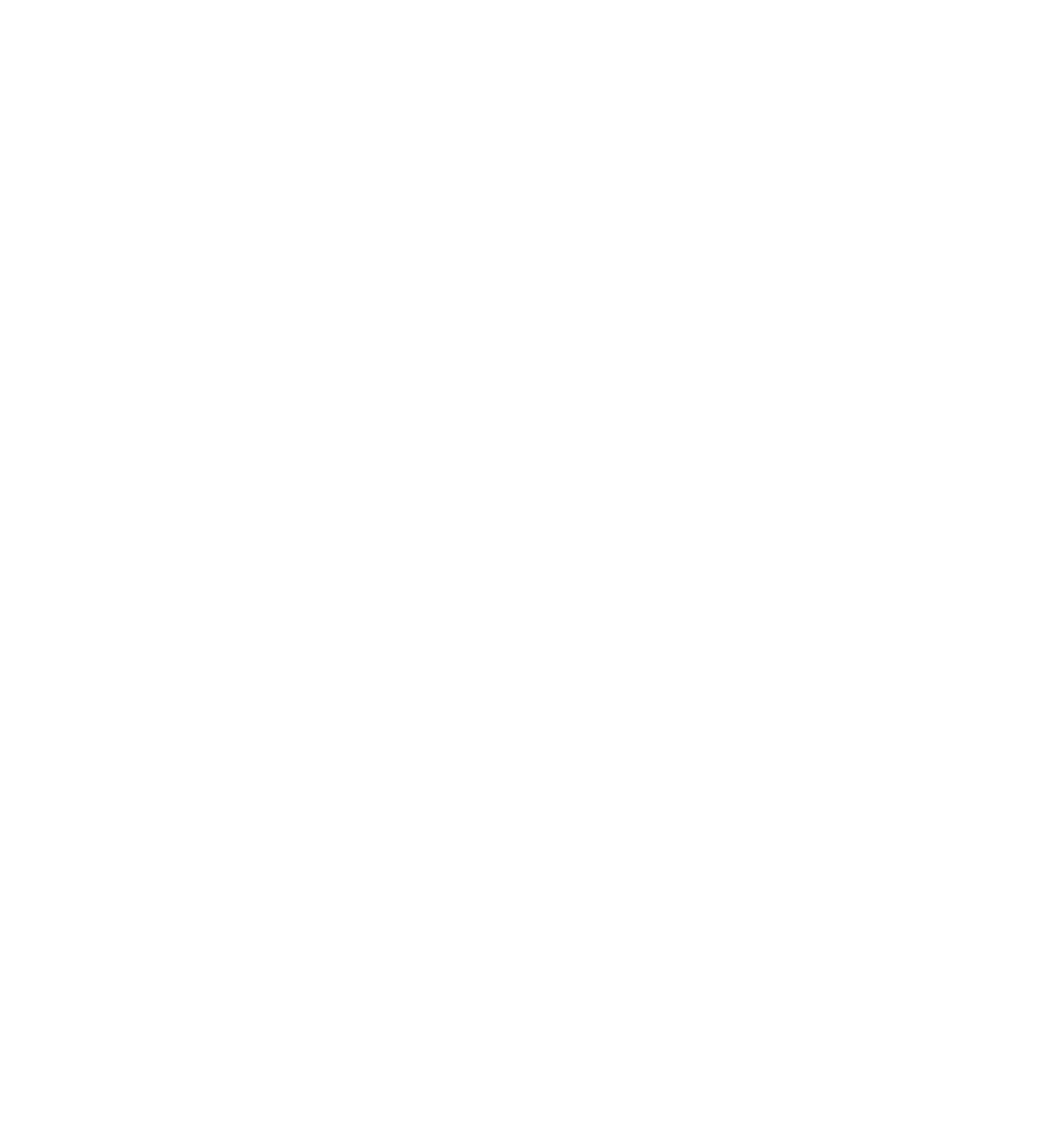
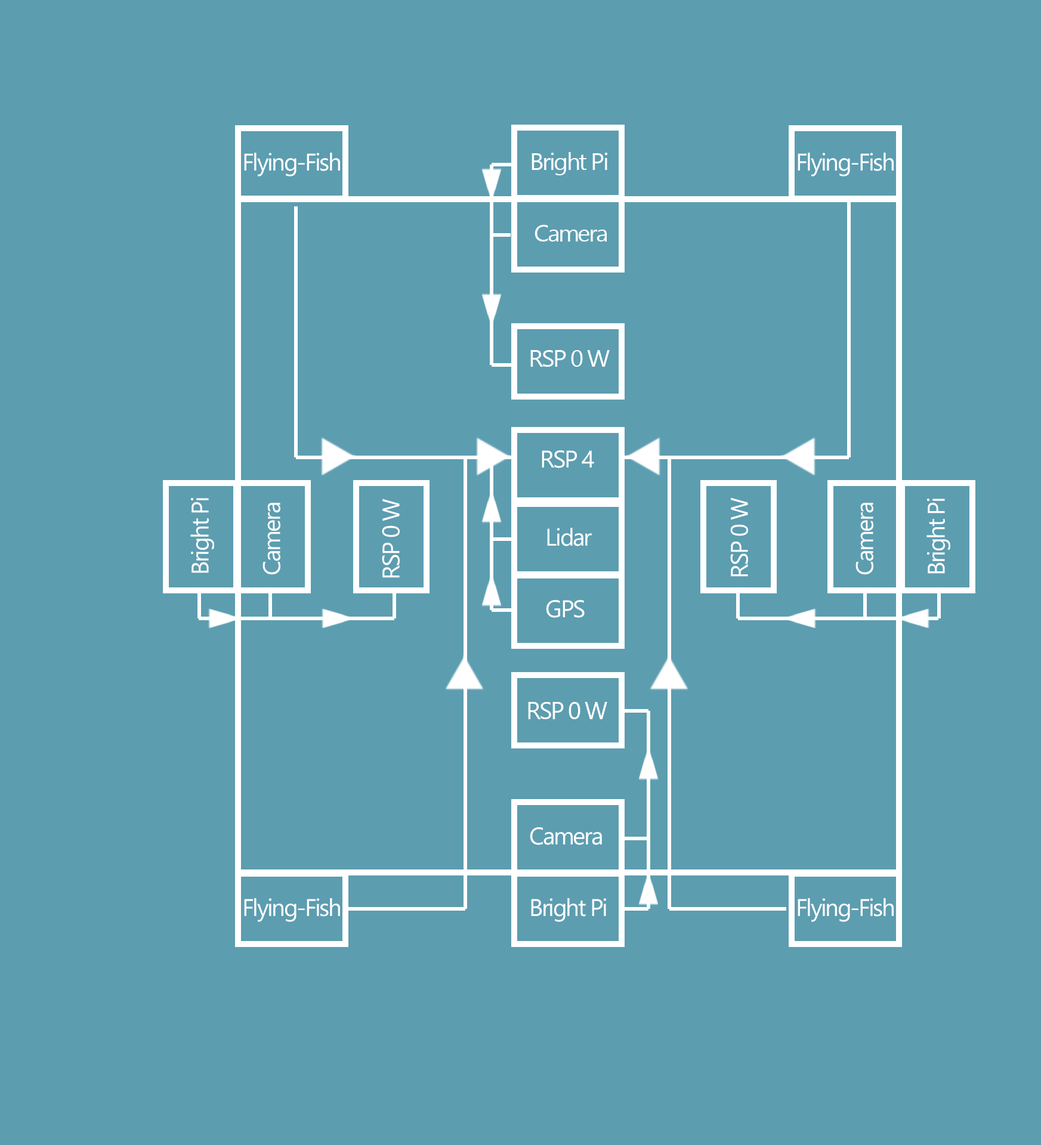
Before/after of a 1041 × 1145 layered artwork. What changed in the layer stack:
painted on "Bright Pi" (1st of 4, in "box" › "Groupe 1 copie 2") over (x1=187, y1=497, x2=215, y2=575)
painted on "Camera" (1st of 4, in "box" › "Groupe 1 copie 2") over (x1=262, y1=498, x2=283, y2=575)
painted on "RSP 0 W" (1st of 4, in "box" › "Groupe 1 copie 2") over (x1=381, y1=496, x2=408, y2=578)
painted on "Bright Pi" (2nd of 4, in "box" › "Groupe 1 copie") over (x1=923, y1=498, x2=950, y2=576)
painted on "Camera" (2nd of 4, in "box" › "Groupe 1 copie") over (x1=855, y1=502, x2=876, y2=576)
painted on "RSP 0 W" (2nd of 4, in "box" › "Groupe 1 copie") over (x1=729, y1=497, x2=751, y2=580)
showed "Arrière-plan" over (x1=0, y1=0, x2=1041, y2=1145)
